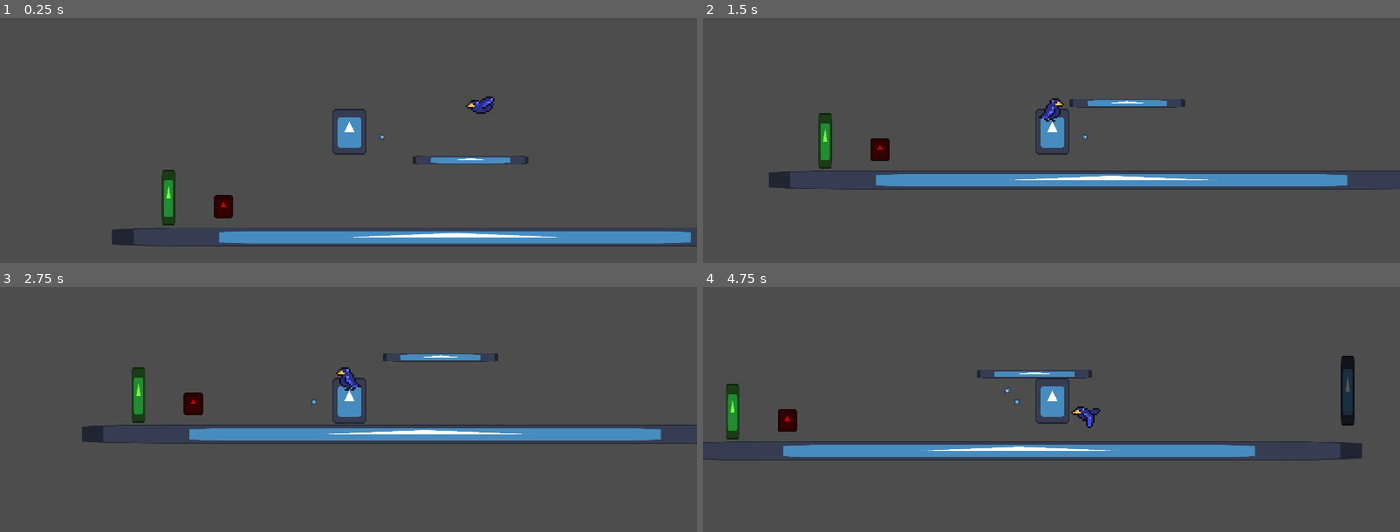
Above: before the commit, frames 1-4 (two rows, left to right).
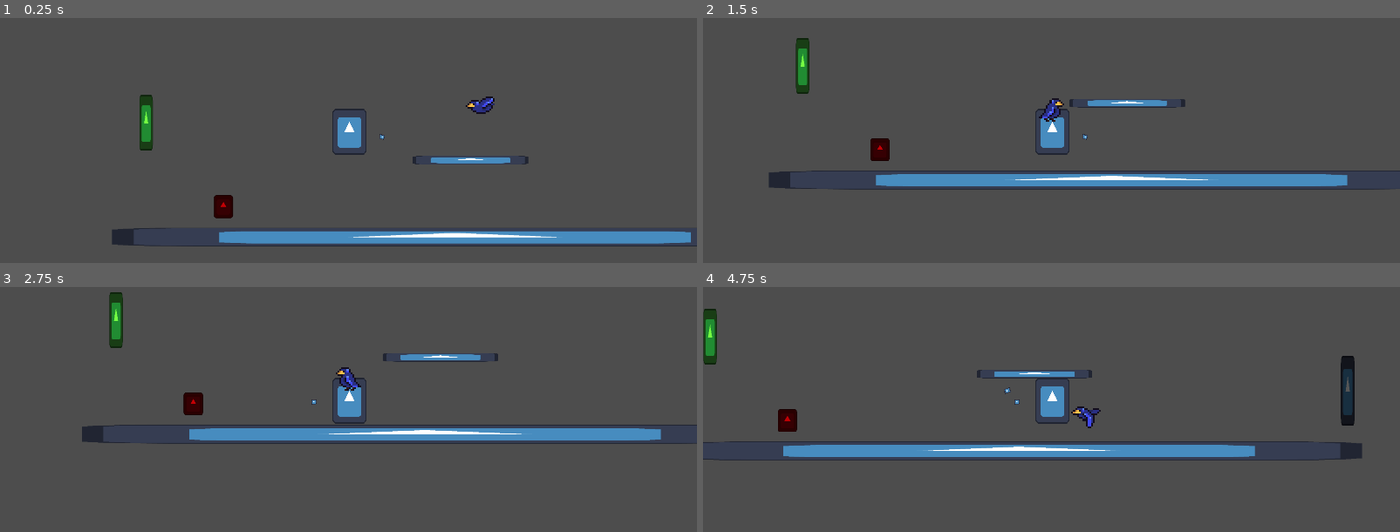
Above: after the commit, the same moments.

Repository: SikK19/AwayGame
Game: Godot game, scene res://Level/character_test_enviroment.tscn
Same seed, same stepped clock (60 frames per second), same inputs: the game is played once before the commit and once after it. This scene is started directly instead of the project's main scene. The engine's default icon, where the game draws it, is replaced by a stand-in: a white triangle on a blue panel in a dark square.
Inputs (mouse positions are in pixels of both pictures, inside the frame that each line leads up to):
- Up to frame 1 (0.25 s): no input
- Up to frame 2 (1.5 s): move the mouse to (1204, 111) at 0.52 s; hold D (right) from 0.53 s (still down); tap F (ask_bird_to_fly) at 0.6 s; tap W (jump) at 0.77 s; move the mouse to (912, 150) at 1.27 s; tap B (ask_bird_to_land) at 1.35 s
- Up to frame 3 (2.75 s): tap W (jump) at 1.52 s; move the mouse to (418, 313) at 2.02 s; release D (right) at 2.03 s; press the mouse at (418, 313) at 2.03 s; hold A (left) from 2.03 s (still down)
- Up to frame 4 (4.75 s): move the mouse to (1016, 478) at 2.77 s; release A (left) at 2.78 s; release the mouse at (1016, 478) at 2.78 s; hold D (right) 2.78-4.28 s; tap E (interact) at 2.85 s; tap W (jump) at 3.02, 3.77, 4.52 s; move the mouse to (1260, 458) at 3.52 s; hold Space (throw) 3.53-4.28 s; move the mouse to (842, 340) at 4.27 s; hold A (left) from 4.28 s (still down); tap F (ask_bird_to_fly) at 4.35 s

The runs differ from the first frame. In frame 1, 0.9% of the frame differs, in the area x 20-26%, y 31-85%; in frame 2, 0.9%; in frame 3, 0.9%; in frame 4, 0.9%, in the area x 0-6%, y 8-63%.
Error in both runs: Invalid call to function 'interact' in base 'Area2D (interactable.gd)'. Expected 1 arguments. (res://Characters/Human)

Commit message:
added movable ladders

Diff:
--- a/Level/character_test_enviroment.tscn
+++ b/Level/character_test_enviroment.tscn
@@ -22,7 +22,7 @@
 
 [node name="button" parent="." node_paths=PackedStringArray("conected_objects") instance=ExtResource("1_eb4mk")]
 position = Vector2(89, 527)
-conected_objects = [NodePath("../hatch")]
+conected_objects = [NodePath("../hatch"), NodePath("../ladder")]
 
 [node name="StaticBody2D" type="StaticBody2D" parent="."]
 position = Vector2(539, 490)
@@ -50,4 +50,4 @@
 position = Vector2(1641, 481)
 
 [node name="ladder" parent="." instance=ExtResource("8_fdqcp")]
-position = Vector2(-59, 442)
+position = Vector2(-121, 235)
--- /dev/null
+++ b/Objects/ladder.gd
@@ -0,0 +1,17 @@
+extends Area2D
+
+@export var start_position:Vector2= Vector2(0,0)
+@export var end_position:Vector2 = Vector2(0,1000)
+
+func _ready():
+	var animation = $AnimationPlayer.get_animation("ladder drop")
+
+	var track = animation.find_track("ladder:position", Animation.TYPE_VALUE)
+	var last_key = animation.track_get_key_count(track) - 1
+
+	animation.track_set_key_value(track, 0, start_position)
+	animation.track_set_key_value(track, last_key, end_position)
+
+func activate():
+	print("hello")
+	$AnimationPlayer.play("ladder drop")
--- a/Objects/ladder.tscn
+++ b/Objects/ladder.tscn
@@ -1,13 +1,34 @@
-[gd_scene load_steps=3 format=3 uid="uid://cya20r6rudmtu"]
+[gd_scene load_steps=6 format=3 uid="uid://c4xk8gg716cyc"]
 
 [ext_resource type="Texture2D" uid="uid://b81h772njwvs" path="res://icon.svg" id="1_ag6cf"]
+[ext_resource type="Script" path="res://Objects/ladder.gd" id="1_w6bx2"]
 
 [sub_resource type="RectangleShape2D" id="RectangleShape2D_ek6hh"]
 size = Vector2(42, 155)
 
+[sub_resource type="Animation" id="Animation_8lrbx"]
+resource_name = "ladder drop"
+length = 1.5
+tracks/0/type = "value"
+tracks/0/imported = false
+tracks/0/enabled = true
+tracks/0/path = NodePath("ladder:position")
+tracks/0/interp = 1
+tracks/0/loop_wrap = true
+tracks/0/keys = {
+"times": PackedFloat32Array(0, 1.5),
+"transitions": PackedFloat32Array(1, 1),
+"update": 0,
+"values": [Vector2(0, 0), Vector2(500, 500)]
+}
+
+[sub_resource type="AnimationLibrary" id="AnimationLibrary_66jvv"]
+_data = {
+"ladder drop": SubResource("Animation_8lrbx")
+}
+
 [node name="ladder" type="Area2D"]
-collision_layer = 128
-collision_mask = 0
+script = ExtResource("1_w6bx2")
 
 [node name="CollisionShape2D" type="CollisionShape2D" parent="."]
 position = Vector2(0, 67.5)
@@ -18,3 +39,9 @@
 position = Vector2(0.5, 67)
 scale = Vector2(0.289063, 1.20313)
 texture = ExtResource("1_ag6cf")
+
+[node name="AnimationPlayer" type="AnimationPlayer" parent="."]
+root_node = NodePath("../..")
+libraries = {
+"": SubResource("AnimationLibrary_66jvv")
+}
--- a/project.godot
+++ b/project.godot
@@ -14,6 +14,7 @@
 run/main_scene="res://Level/test_level.tscn"
 config/features=PackedStringArray("4.2", "GL Compatibility")
 config/icon="res://icon.svg"
+run/layer_8=""
 
 [display]
 
Not shown: 1 places in Level/character_test_enviroment.tscn that only renumber resources
